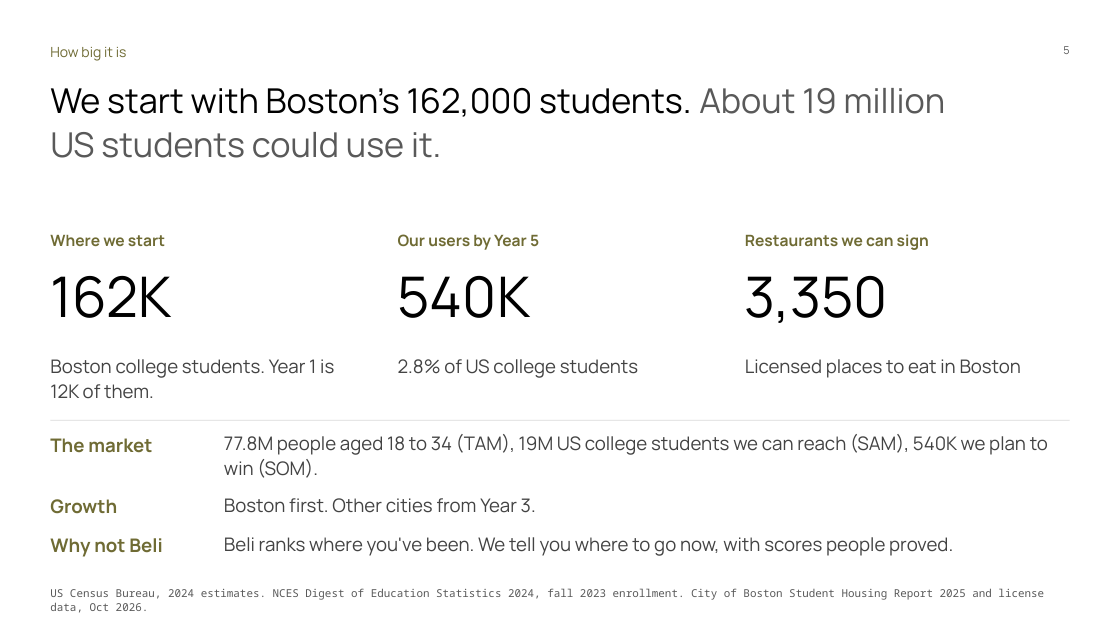
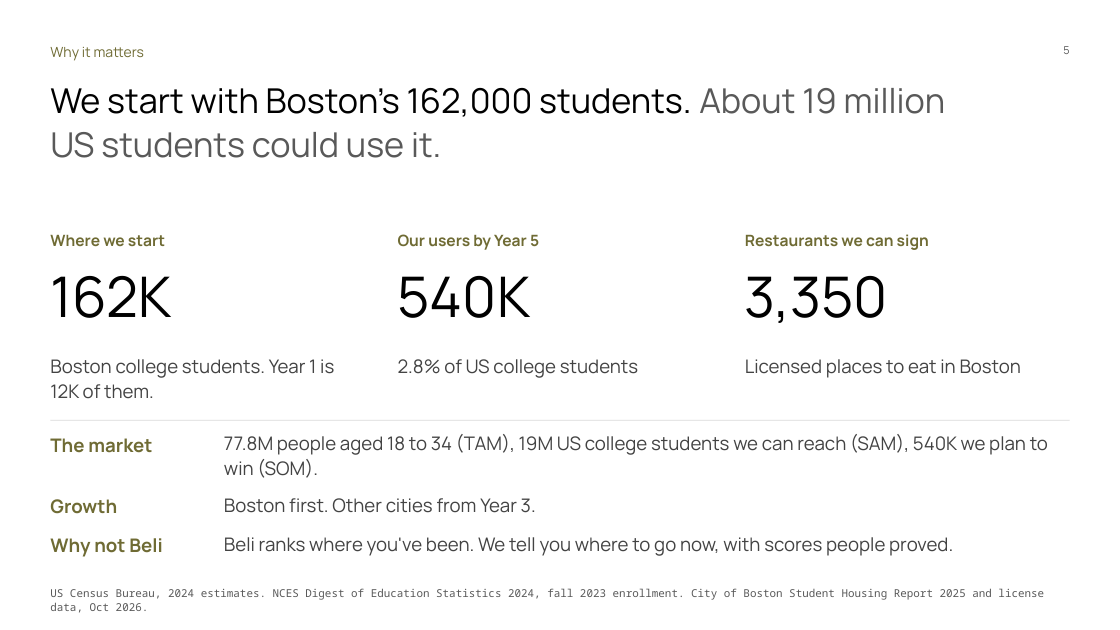
Before and after one commit to Dinguusto/Alex-s-workout-app, a slide deck: slide 5 of ENTR_4501_Gate_2_deck_readable.pptx. Drawn at 1120x630 pixels with LibreOffice and Linux fonts; fonts in the diff are those of the drawing. Boxes give left, top, right and bottom in pixels: in the first picture for what was removed or moved away, otherwise in the second. Text is boxed around its words. In the diff, an @@ line names an element or a change of style, - is before the commit and + after.

```diff
--- a/ENTR_4501_Gate_2_deck_readable.pptx
+++ b/ENTR_4501_Gate_2_deck_readable.pptx
@@ text at box(50, 47, 144, 61): text changed @@
-How big it is
+Why it matters
```
Also in this commit, not shown: 7 other slides changed, 2 slides added.
